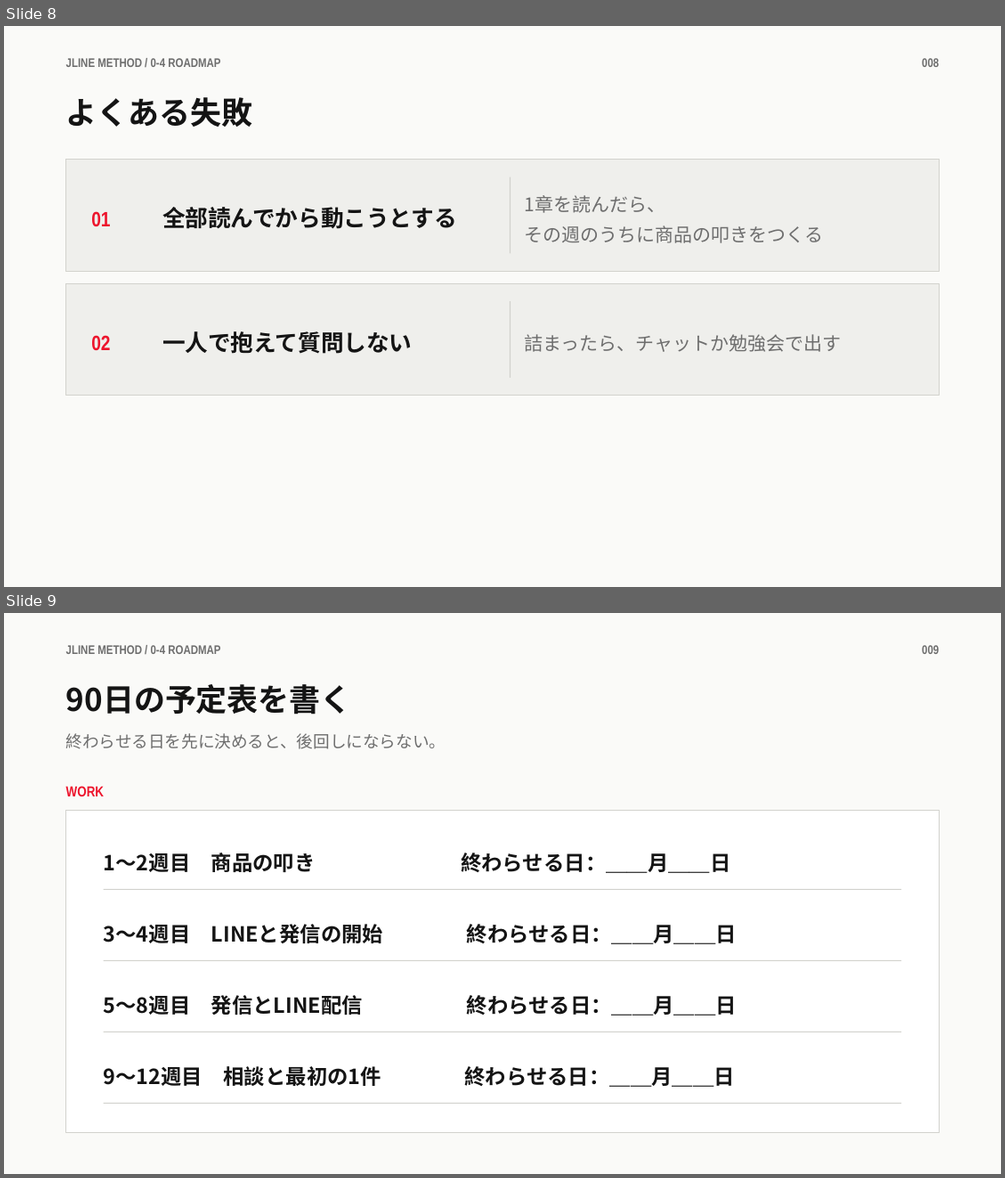
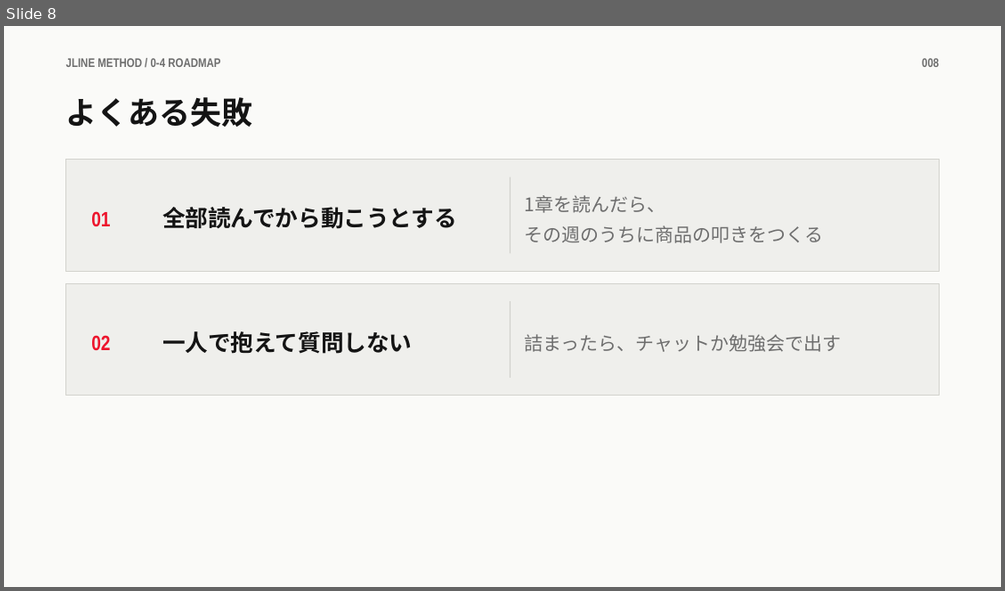
Before and after one commit to takafumisuzuki1117-sys/takafumi_suzuki, a slide deck: JLINEメソッド/教材/0章/0-4_この講座の進め方.pptx. Shown one above the other, each under a label of ours: slides 8 and 9 before the commit, slide 8 after it. The pictures are 1005x1178 and 1005x591 pixels, drawn with LibreOffice and Linux fonts; fonts in the diff are those of the drawing. Boxes give left, top, right and bottom in pixels: in the first picture for what was removed or moved away, otherwise in the second. Text is boxed around its words. In the diff, an @@ line names an element or a change of style, - is before the commit and + after.

```diff
--- a/JLINEメソッド/教材/0章/0-4_この講座の進め方.pptx
+++ b/JLINEメソッド/教材/0章/0-4_この講座の進め方.pptx
@@ slide 9 removed at (4, 613, 1001, 1174), background #FFFFFF @@
@@ rectangle removed at (4, 613, 1001, 1174) @@
@@ text removed at (66, 645, 220, 654) @@
-JLINE METHOD / 0-4 ROADMAP
@@ text removed at (922, 645, 938, 654) @@
-009
@@ text removed at (66, 684, 352, 714) @@
-90日の予定表を書く
@@ text removed at (66, 733, 446, 749) @@
-終わらせる日を先に決めると、後回しにならない。
@@ text removed at (66, 786, 104, 796) @@
-WORK
@@ rectangle removed at (66, 811, 938, 1133) @@
@@ text removed at (104, 852, 730, 873) @@
-1〜2週目 商品の叩き 終わらせる日：＿＿月＿＿日
@@ rectangle removed at (104, 889, 901, 890) @@
@@ text removed at (104, 924, 736, 944) @@
-3〜4週目 LINEと発信の開始 終わらせる日：＿＿月＿＿日
@@ rectangle removed at (104, 960, 901, 961) @@
@@ text removed at (104, 995, 736, 1015) @@
-5〜8週目 発信とLINE配信 終わらせる日：＿＿月＿＿日
@@ rectangle removed at (104, 1031, 901, 1032) @@
@@ text removed at (104, 1066, 735, 1086) @@
-9〜12週目 相談と最初の1件 終わらせる日：＿＿月＿＿日
@@ rectangle removed at (104, 1103, 901, 1103) @@
```
Also in this commit, not shown: 1 slide changed, 1 slide added, 9 other files.
